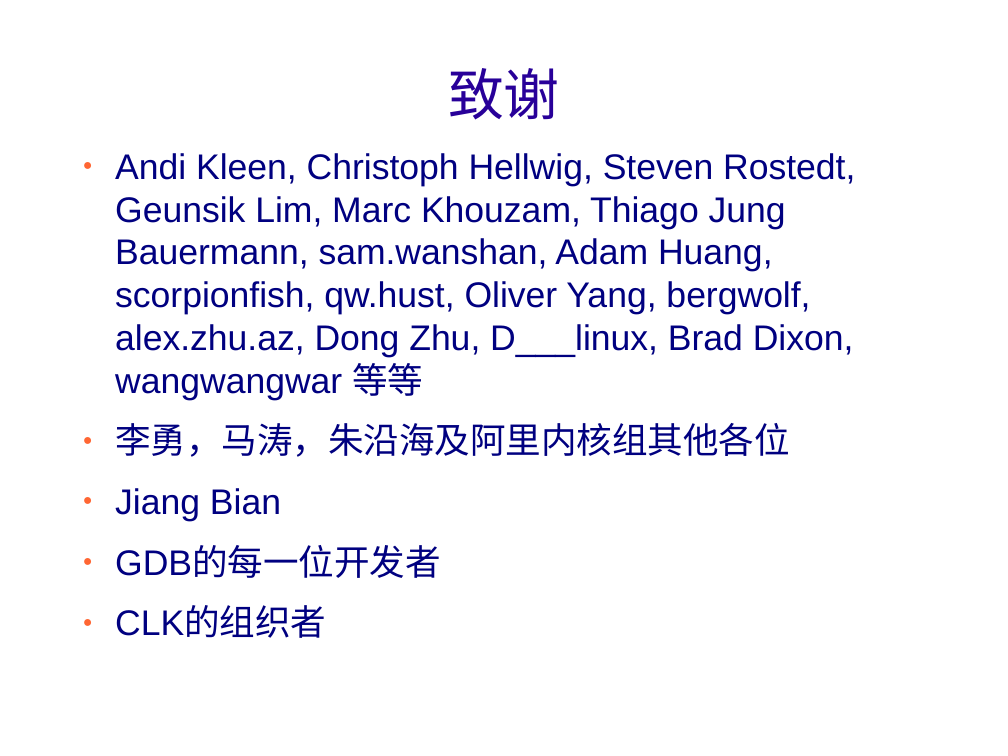
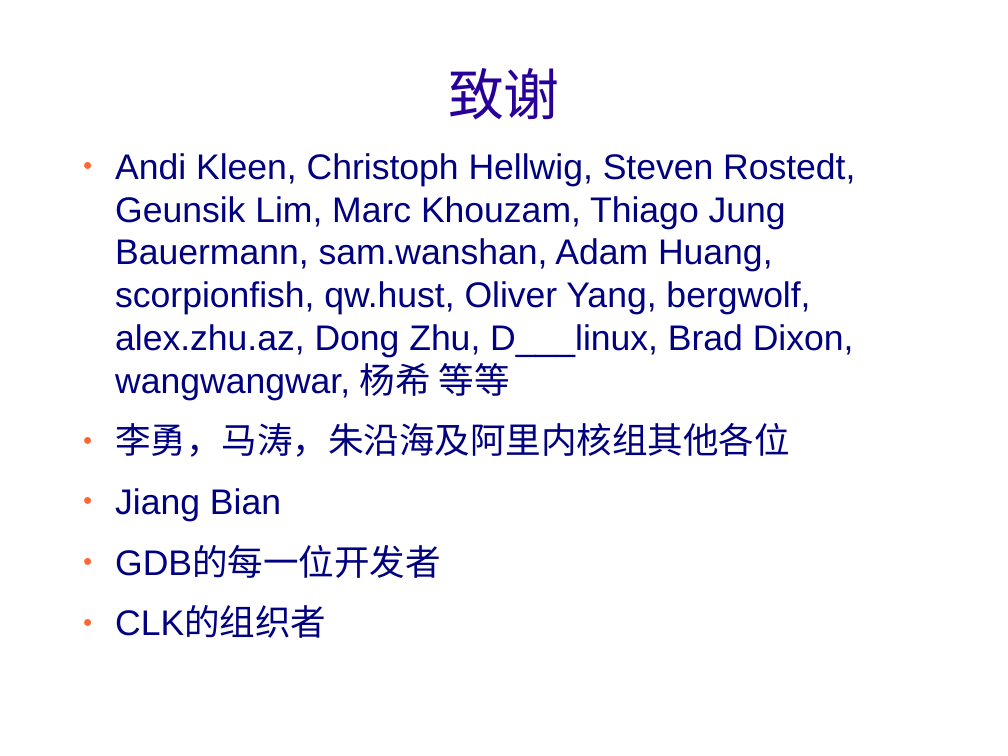
Before and after one commit to teawater/kgtp-misc, a slide deck: slide 21 of show/introduce/kgtpcn.odp. Drawn at 1008x756 pixels with LibreOffice and Linux fonts; fonts in the diff are those of the drawing; background and template pictures are left out. Boxes give left, top, right and bottom in pixels: in the first picture for what was removed or moved away, otherwise in the second. Text is boxed around its words. In the diff, an @@ line names an element or a change of style, - is before the commit and + after.

Commit message:
Update slide

```diff
--- a/show/introduce/kgtpcn.odp
+++ b/show/introduce/kgtpcn.odp
@@ text at (x1=115, y1=153, x2=855, y2=400): text changed @@
-● Andi Kleen, Christoph Hellwig, Steven Rostedt, Geunsik Lim, Marc Khouzam, Thiago Jung Bauermann, sam.wanshan, Adam Huang, scorpionfish, qw.hust, Oliver Yang, bergwolf, alex.zhu.az, Dong Zhu, D___linux, Brad Dixon, wangwangwar 等等
+● Andi Kleen, Christoph Hellwig, Steven Rostedt, Geunsik Lim, Marc Khouzam, Thiago Jung Bauermann, sam.wanshan, Adam Huang, scorpionfish, qw.hust, Oliver Yang, bergwolf, alex.zhu.az, Dong Zhu, D___linux, Brad Dixon, wangwangwar, 杨希 等等
```
